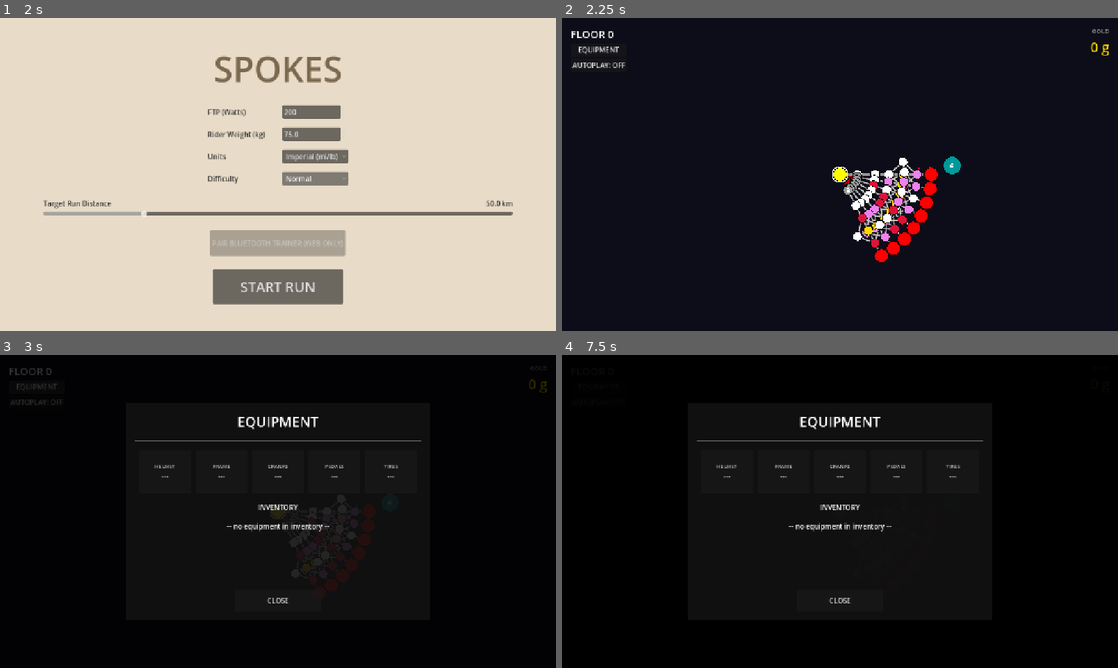
Above: before the commit, frames 1-4 (two rows, left to right).
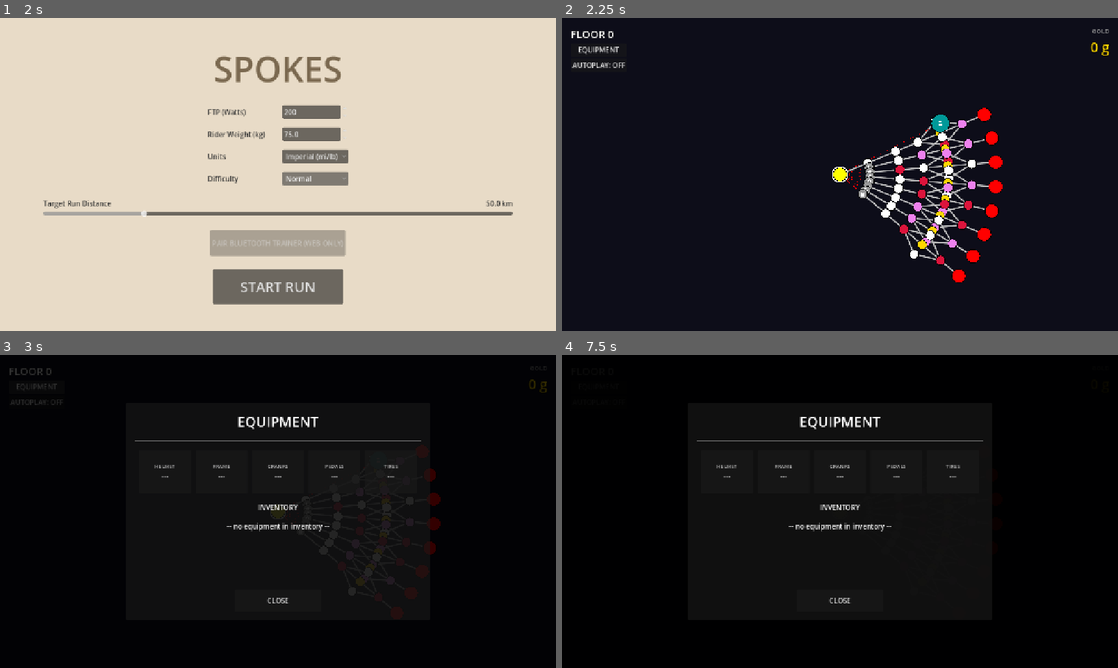
Above: after the commit, the same moments.

Repository: alexkibler/spokes-godot
Game: Godot game, scene res://src/scenes/MenuScene.tscn
The game is run twice, just before and just after one commit, with the same random seed, the same clock (stepped at 60 frames per second) and the same inputs.
Inputs (mouse positions are in pixels of both pictures, inside the frame that each line leads up to):
- Up to frame 1 (2 s): click "Normal" at 0.5 s; click "Normal" at 1.25 s
- Up to frame 2 (2.25 s): click "START RUN" at 2 s
- Up to frame 3 (3 s): click "EQUIPMENT" at 2.75 s
- Up to frame 4 (7.5 s): click "AUTOPLAY: OFF" at 3.5 s; click "EQUIPMENT" at 4.25 s; click "AUTOPLAY: OFF" at 5 s; click "EQUIPMENT" at 5.75 s; click "AUTOPLAY: OFF" at 6.5 s; tap Enter at 7.25 s; move the mouse to (962, 495) at 7.27 s; hold Shift from 7.28 s (still down); click (962, 495) at 7.42 s

Frame 1 is identical in both runs. In frame 2, 6.1% of the frame differs, in the area x 50-80%, y 28-85%; in frame 3, 0.2%; in frame 4, less than 0.1%.

Commit message:
fix map generation overlap and distribution

Diff:
--- a/src/core/MapGenerator.gd
+++ b/src/core/MapGenerator.gd
@@ -5,7 +5,7 @@
 # Procedurally generates the Hub-and-Spoke map structure.
 
 const NODES_PER_SPOKE = 2
-const SPOKE_STEP = 0.07
+const SPOKE_STEP = 0.12
 const MIN_SPOKES = 2
 const MAX_SPOKES = 8
 const KM_PER_SPOKE = 20
@@ -102,7 +102,7 @@
     for spoke_index in range(active_spokes.size()):
         var spoke_id = active_spokes[spoke_index]
         var config = SPOKE_CONFIG[spoke_id]
-        var angle = (2.0 * PI * spoke_index) / float(num_spokes)
+        var angle = (TAU * spoke_index) / float(num_spokes) - (TAU / 16.0)
 
         var get_pos = func(radial: float, perp: float = 0.0):
             return {
@@ -217,7 +217,7 @@
         ip_node["connectedTo"].append(boss_id)
 
     # 3. Final Boss
-    var final_angle = PI * (2.0 * num_spokes - 1.0) / float(num_spokes)
+    var final_angle = (TAU * (float(num_spokes) - 0.5)) / float(num_spokes) - (TAU / 16.0)
     var final_dist = 0.45
     var final_boss_node = {
         "id": "node_final_boss",
